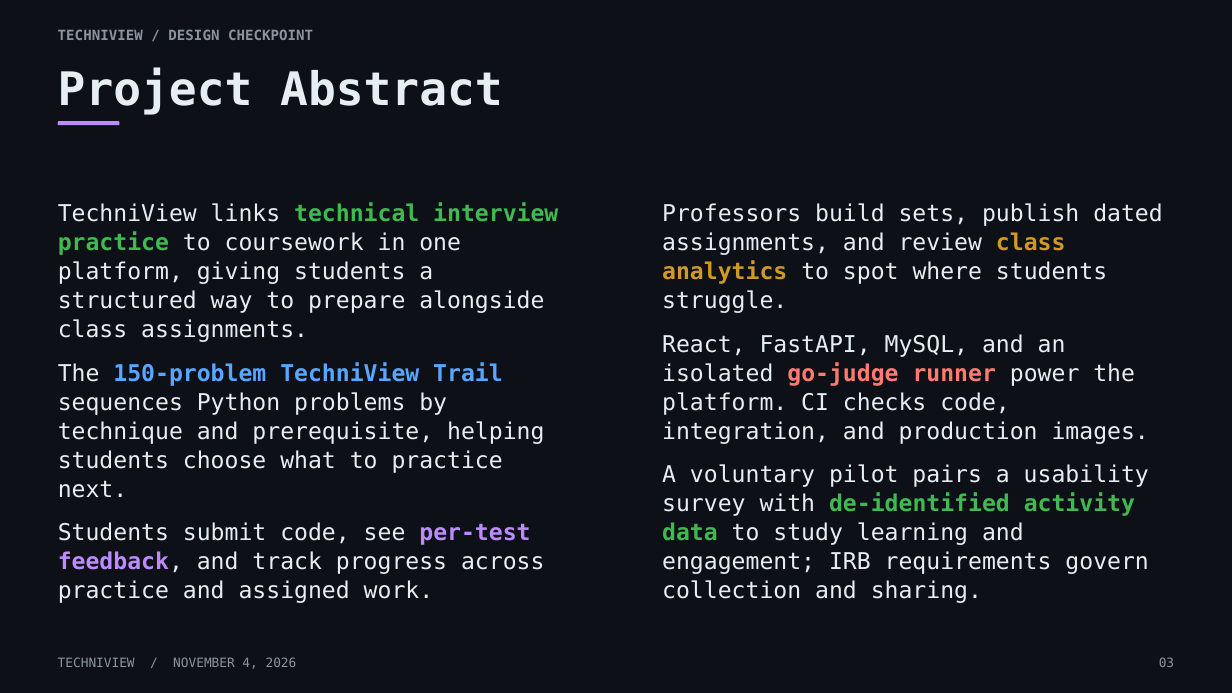
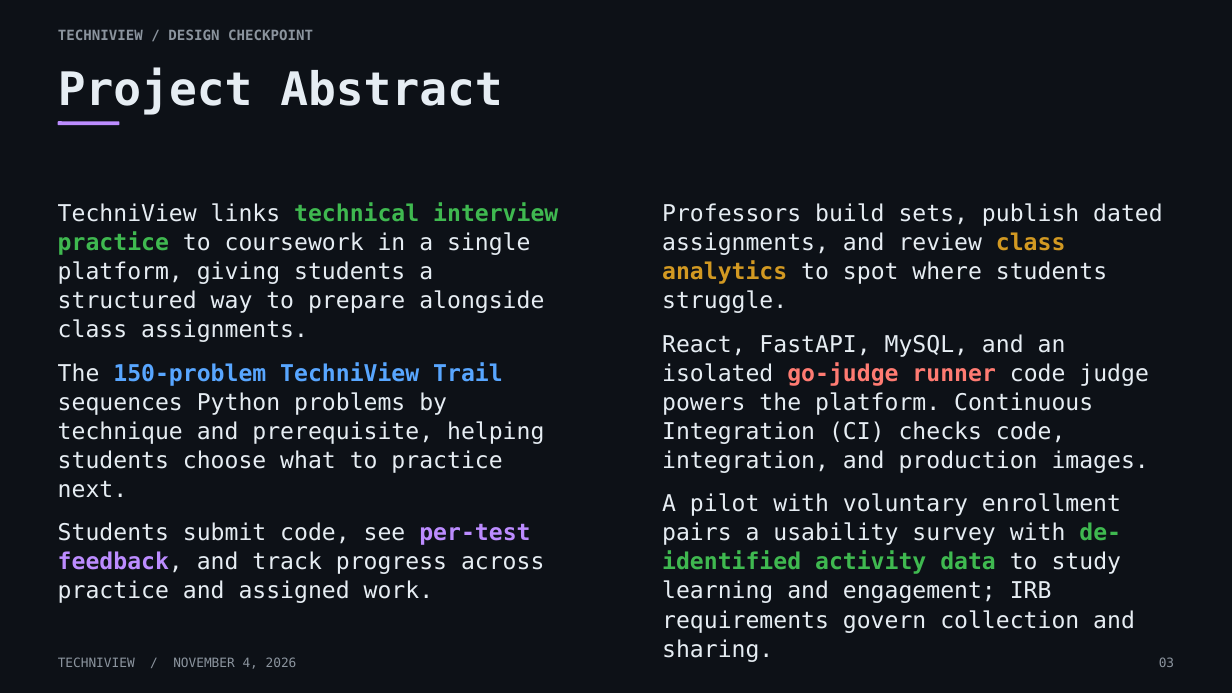
Before and after one commit to techniview/techniview, a slide deck: slide 3 of presentation/TechniView_Presentation.pptx. Drawn at 1232x693 pixels with LibreOffice and Linux fonts; fonts in the diff are those of the drawing. Boxes give left, top, right and bottom in pixels: in the first picture for what was removed or moved away, otherwise in the second. Text is boxed around its words. In the diff, an @@ line names an element or a change of style, - is before the commit and + after.

```diff
--- a/presentation/TechniView_Presentation.pptx
+++ b/presentation/TechniView_Presentation.pptx
@@ text at [58, 202, 558, 342]: text changed @@
-TechniView links technical interview practice to coursework in one platform, giving students a structured way to prepare alongside class assignments.
+TechniView links technical interview practice to coursework in a single platform, giving students a structured way to prepare alongside class assignments.
@@ text at [662, 334, 1149, 633]: text changed @@
-React, FastAPI, MySQL, and an isolated go-judge runner power the platform. CI checks code, integration, and production images.
-A voluntary pilot pairs a usability survey with de-identified activity data to study learning and engagement; IRB requirements govern collection and sharing.
+React, FastAPI, MySQL, and an isolated go-judge runner code judge powers the platform. Continuous Integration (CI) checks code, integration, and production images.
+A pilot with voluntary enrollment pairs a usability survey with de-identified activity data to study learning and engagement; IRB requirements govern collection and sharing.
```
Also in this commit, not shown: 11 other slides changed, 47 other files.
